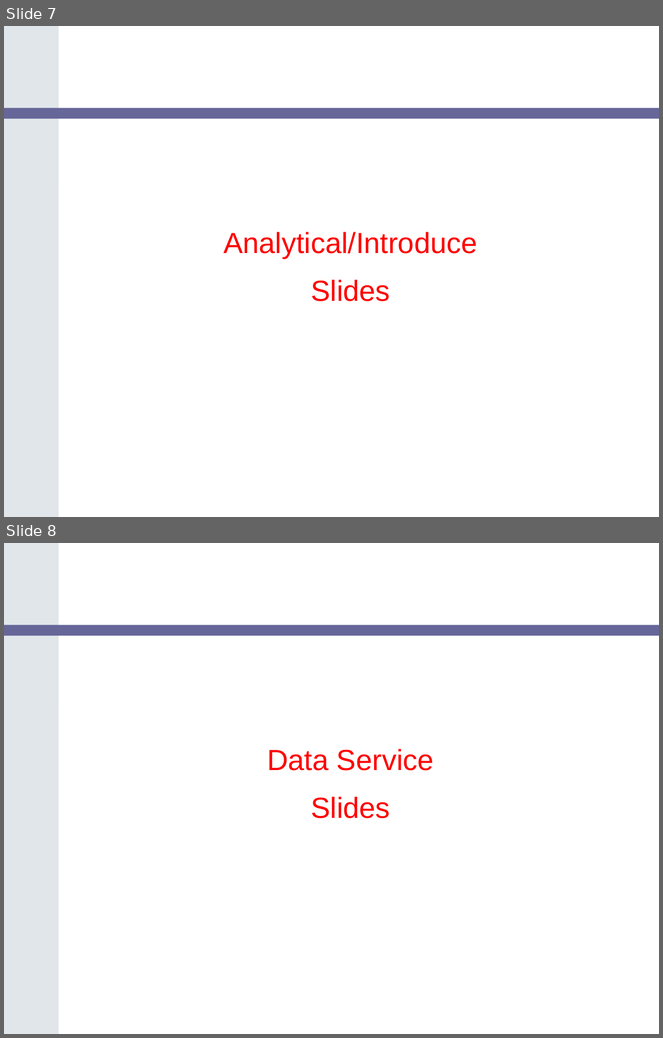
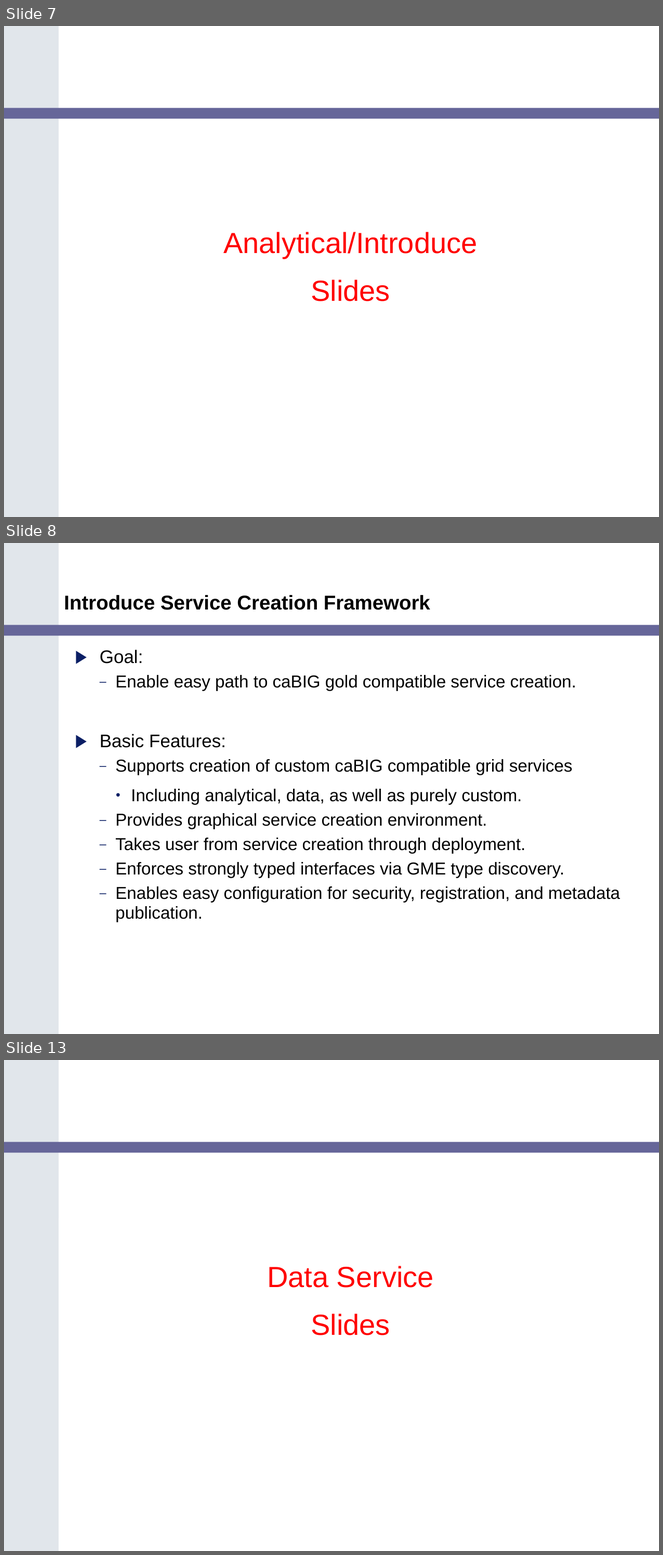
Before and after one commit to NCIP/cagrid-portal, a slide deck: cagrid-1-0/Documentation/presentations/200602_VCDE_ARCH/caGrid_Update_Arch_VCDE_Feb1.ppt. Shown one above the other, each under a label of ours: slides 7 and 8 before the commit, slides 7, 8 and 13 after it; the slides between them are not shown. The pictures are 663x1038 and 663x1555 pixels, drawn with LibreOffice and Linux fonts; fonts in the diff are those of the drawing; background and template pictures are left out. Boxes give left, top, right and bottom in pixels: in the first picture for what was removed or moved away, otherwise in the second. Text is boxed around its words. In the diff, an @@ line names an element or a change of style, - is before the commit and + after.

```diff
--- a/cagrid-1-0/Documentation/presentations/200602_VCDE_ARCH/caGrid_Update_Arch_VCDE_Feb1.ppt
+++ b/cagrid-1-0/Documentation/presentations/200602_VCDE_ARCH/caGrid_Update_Arch_VCDE_Feb1.ppt
@@ slide 8 added at <box>4,543,659,1034</box>, background #FFFFFF; not listed: 2 template elements that a slide beside it also shows @@
@@ title added at <box>64,595,430,610</box>, 22 pt, text #000000, bold @@
+Introduce Service Creation Framework
@@ text added at <box>100,650,620,923</box>, 19 pt, text #000000 @@
+▶ Goal:
+  – Enable easy path to caBIG gold compatible service creation.
+▶ Basic Features:
+  – Supports creation of custom caBIG compatible grid services
+    • Including analytical, data, as well as purely custom.
+  – Provides graphical service creation environment.
+  – Takes user from service creation through deployment.
+  – Enforces strongly typed interfaces via GME type discovery.
+  – Enables easy configuration for security, registration, and metadata publication.
@@ what was slide 8 is now slide 13 @@
```
Also in this commit, not shown: 4 other slides added, 2 other files.
